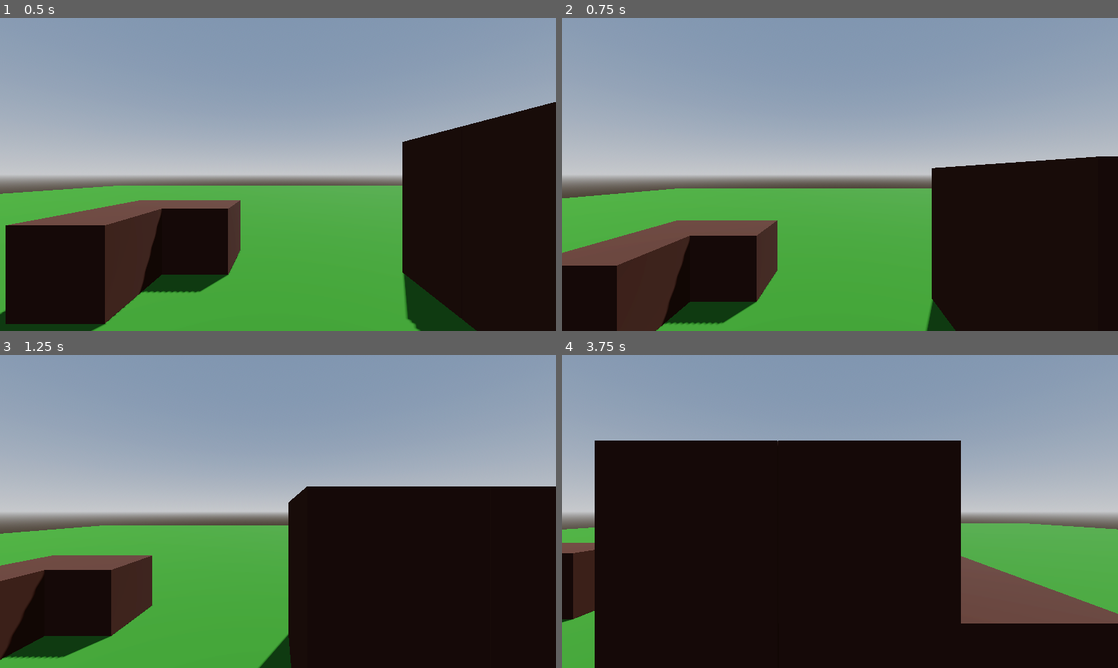
Above: before the commit, frames 1-4 (two rows, left to right).
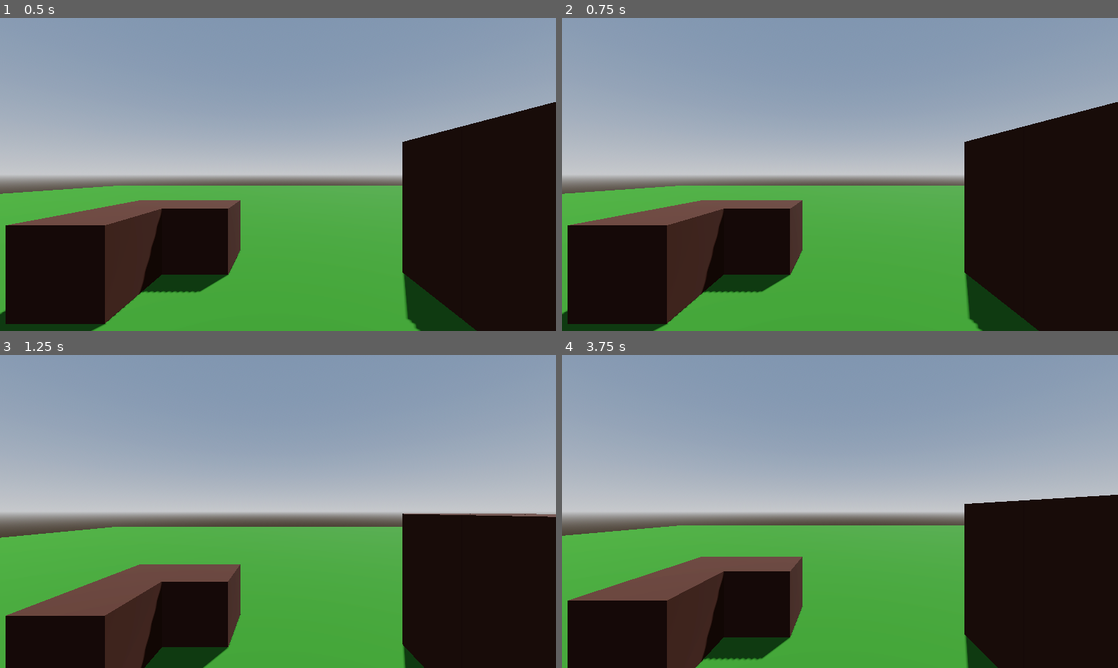
Above: after the commit, the same moments.

Repository: SathishKumar03082004/Minecraft
Game: Godot game, scene res://scenes/world.tscn
The game is run twice, just before and just after one commit, with the same random seed, the same clock (stepped at 60 frames per second) and the same inputs.
Inputs:
- Up to frame 1 (0.5 s): no input
- Up to frame 2 (0.75 s): tap Enter (ui_accept) at 0.5, 0.6 s; hold Right (ui_right) from 0.53 s (still down)
- Up to frame 3 (1.25 s): keep holding Right (ui_right); tap Space (jump, bound only after the commit) at 0.77, 0.8, 1.07 s
- Up to frame 4 (3.75 s): release Right (ui_right) at 1.28 s; hold Down (ui_down) 1.28-2.03 s; tap Space (jump, bound only after the commit) at 1.35, 1.52, 1.82, 2.3, 3.02, 3.32, 3.6 s; tap Enter (ui_accept) at 1.55, 2.1, 2.85 s; hold Right (ui_right) 2.03-2.78 s; hold Up (ui_up) 2.78-3.53 s; hold Left (ui_left) from 3.53 s (still down)

Frame 1 is identical in both runs. In frame 2, 20% of the frame differs, in the area x 0-100%, y 26-100%; in frame 3, 28%; in frame 4, 56%, in the area x 0-100%, y 27-100%.

Commit message:
Player Script

Diff:
--- a/project.godot
+++ b/project.godot
@@ -19,3 +19,31 @@
 
 window/size/viewport_width=2560
 window/size/viewport_height=1440
+
+[input]
+
+up={
+"deadzone": 0.5,
+"events": [Object(InputEventKey,"resource_local_to_scene":false,"resource_name":"","device":-1,"window_id":0,"alt_pressed":false,"shift_pressed":false,"ctrl_pressed":false,"meta_pressed":false,"pressed":false,"keycode":0,"physical_keycode":87,"key_label":0,"unicode":119,"echo":false,"script":null)
+]
+}
+down={
+"deadzone": 0.5,
+"events": [Object(InputEventKey,"resource_local_to_scene":false,"resource_name":"","device":-1,"window_id":0,"alt_pressed":false,"shift_pressed":false,"ctrl_pressed":false,"meta_pressed":false,"pressed":false,"keycode":0,"physical_keycode":83,"key_label":0,"unicode":115,"echo":false,"script":null)
+]
+}
+left={
+"deadzone": 0.5,
+"events": [Object(InputEventKey,"resource_local_to_scene":false,"resource_name":"","device":-1,"window_id":0,"alt_pressed":false,"shift_pressed":false,"ctrl_pressed":false,"meta_pressed":false,"pressed":false,"keycode":0,"physical_keycode":65,"key_label":0,"unicode":97,"echo":false,"script":null)
+]
+}
+right={
+"deadzone": 0.5,
+"events": [Object(InputEventKey,"resource_local_to_scene":false,"resource_name":"","device":-1,"window_id":0,"alt_pressed":false,"shift_pressed":false,"ctrl_pressed":false,"meta_pressed":false,"pressed":false,"keycode":0,"physical_keycode":68,"key_label":0,"unicode":100,"echo":false,"script":null)
+]
+}
+jump={
+"deadzone": 0.5,
+"events": [Object(InputEventKey,"resource_local_to_scene":false,"resource_name":"","device":-1,"window_id":0,"alt_pressed":false,"shift_pressed":false,"ctrl_pressed":false,"meta_pressed":false,"pressed":false,"keycode":0,"physical_keycode":32,"key_label":0,"unicode":32,"echo":false,"script":null)
+]
+}
--- a/scripts/player.gd
+++ b/scripts/player.gd
@@ -14,18 +14,18 @@
 		velocity.y -= gravity * delta
 
 	# Handle Jump.
-	if Input.is_action_just_pressed("ui_accept") and is_on_floor():
+	if Input.is_action_just_pressed("jump") and is_on_floor():
 		velocity.y = JUMP_VELOCITY
 
 	# Get the input direction and handle the movement/deceleration.
 	# As good practice, you should replace UI actions with custom gameplay actions.
-	var input_dir = Input.get_vector("ui_left", "ui_right", "ui_up", "ui_down")
+	var input_dir = Input.get_vector("left", "right", "up", "down")
 	var direction = (transform.basis * Vector3(input_dir.x, 0, input_dir.y)).normalized()
-	if direction:
+	if direction!= Vector3.ZERO:
 		velocity.x = direction.x * SPEED
 		velocity.z = direction.z * SPEED
 	else:
-		velocity.x = move_toward(velocity.x, 0, SPEED)
-		velocity.z = move_toward(velocity.z, 0, SPEED)
+		velocity.x =0
+		velocity.z = 0
 
 	move_and_slide()
